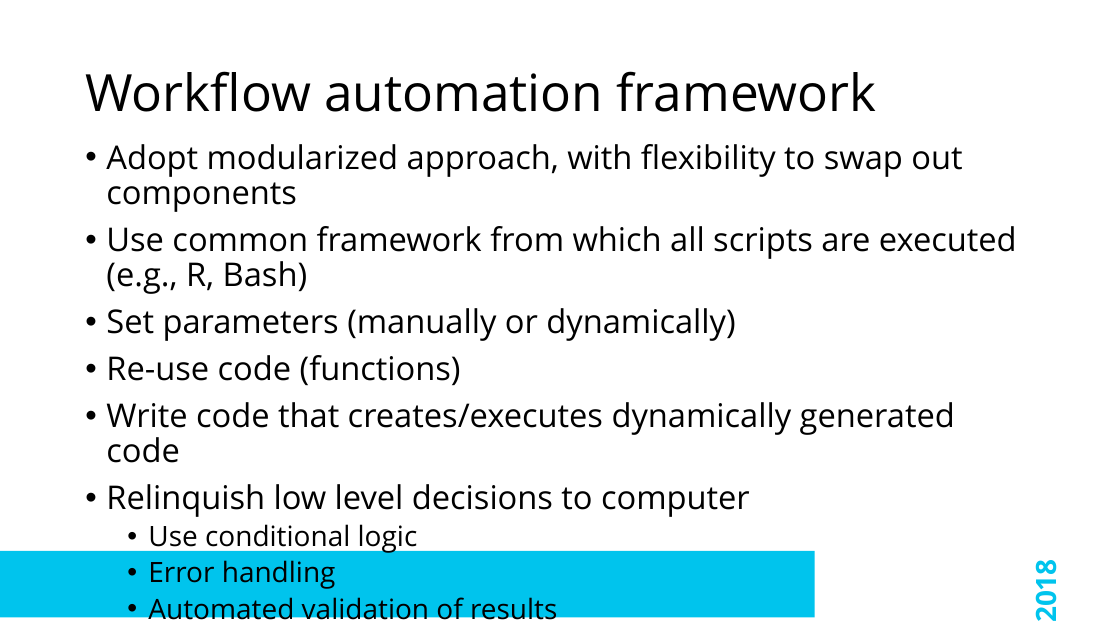
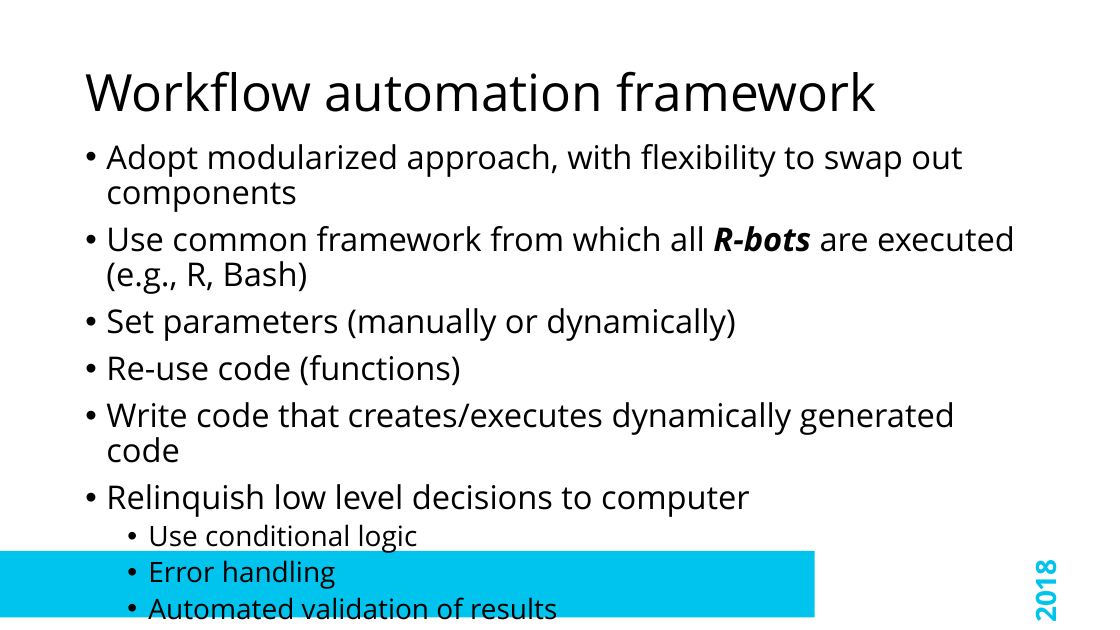
Before and after one commit to sydeaka/workflow-automation, a slide deck: slide 7 of slides/Sydeaka_Watson_EARL_2018_Workflow_Automation.pptx. Drawn at 1120x630 pixels with LibreOffice and Linux fonts; fonts in the diff are those of the drawing; background and template pictures are left out. Boxes give left, top, right and bottom in pixels: in the first picture for what was removed or moved away, otherwise in the second. Text is boxed around its words. In the diff, an @@ line names an element or a change of style, - is before the commit and + after.

```diff
--- a/slides/Sydeaka_Watson_EARL_2018_Workflow_Automation.pptx
+++ b/slides/Sydeaka_Watson_EARL_2018_Workflow_Automation.pptx
@@ text at <box>106,226,1015,294</box>: text changed @@
-• Use common framework from which all scripts are executed (e.g., R, Bash)
+• Use common framework from which all R-bots are executed (e.g., R, Bash)
```
Also in this commit, not shown: 4 other slides changed, 1 slide added, 34 other files.
